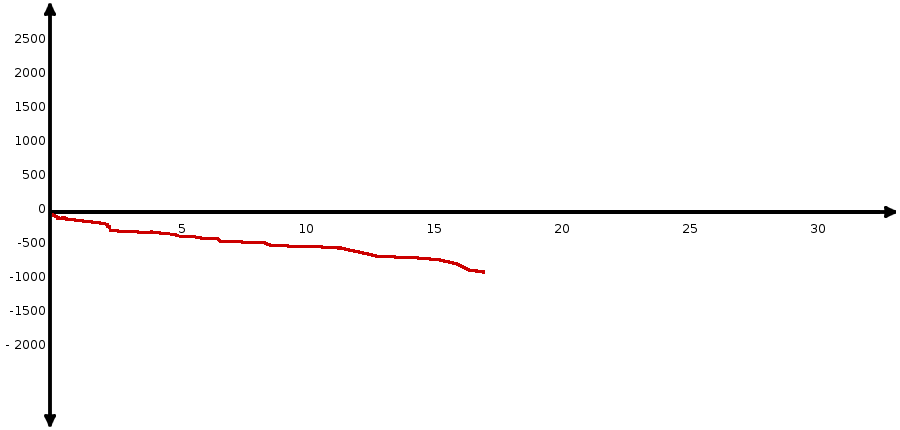
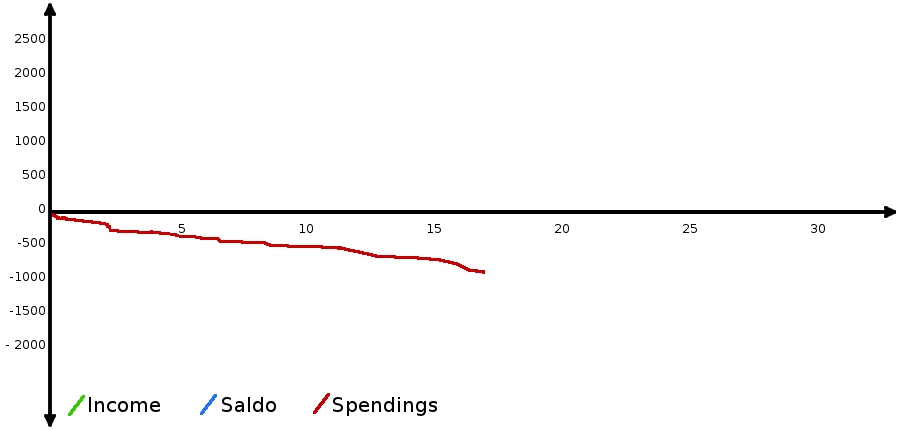
Comparing the layer stacks of the two w=900, h=430 images. Changes:
added layer "Eingefügte Ebene" above "Arrow" over (68, 393, 437, 416)
